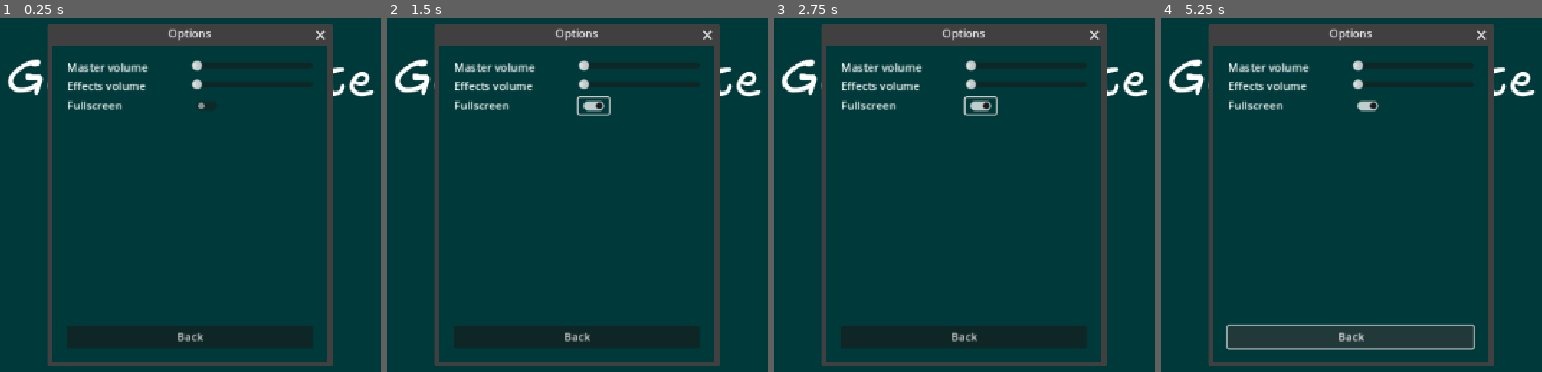
Above: before the commit, frames 1-4 (left to right).
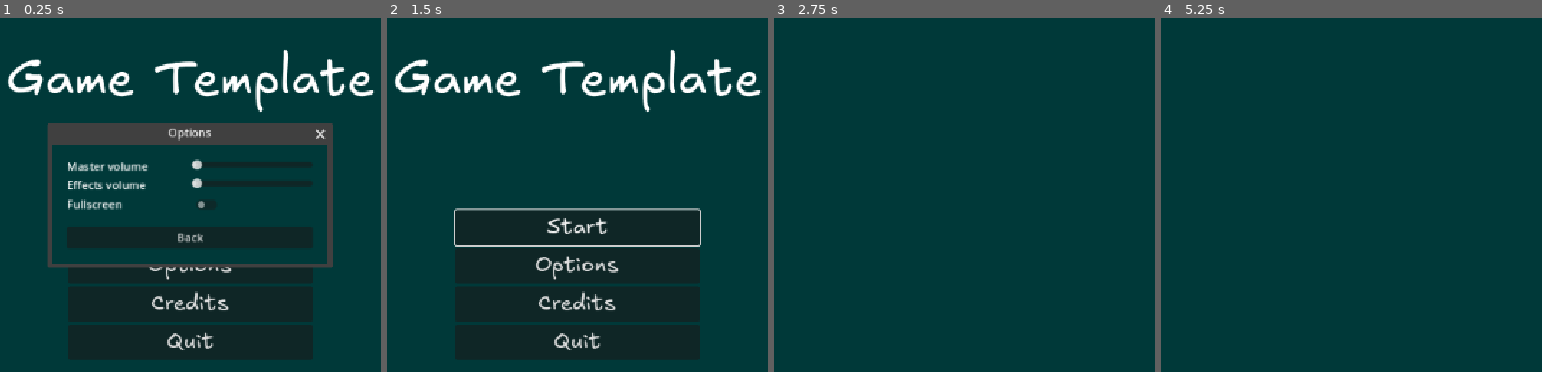
Above: after the commit, the same moments.

Repository: Yngwarr/godot-template-reborn
Game: Godot game, scene res://scenes/main_menu.tscn
Two runs of this game, one before a commit and one after it. Both use one fixed random seed, a clock stepped at 60 frames per second and the inputs below.
Inputs (mouse positions are in pixels of both pictures, inside the frame that each line leads up to; where the layout moved, square brackets give the same spot in the first picture):
- Up to frame 1 (0.25 s): no input
- Up to frame 2 (1.5 s): click (592, 205) [592, 106] at 0.5 s; click "Start" at 1.25 s
- Up to frame 3 (2.75 s): click "Start" at 2 s
- Up to frame 4 (5.25 s): click (1366, 106) at 2.77 s; click (1351, 226) at 3.5 s, where only the run before the commit has a clickable "Start"; click (1366, 106) at 4.27 s; click (1351, 336) at 5 s, where only the run before the commit has a clickable "Back"

The runs differ from the first frame. In frame 1, 18% of the frame differs, in the area x 12-88%, y 1-99%; in frame 2, 14%; in frame 3, 11%; in frame 4, 15%.

Commit message:
wired the fullscreen option to the options window

Diff:
--- a/scenes/main_menu.tscn
+++ b/scenes/main_menu.tscn
@@ -1,10 +1,11 @@
-[gd_scene load_steps=7 format=3 uid="uid://kxbr4sotj34g"]
+[gd_scene load_steps=8 format=3 uid="uid://kxbr4sotj34g"]
 
 [ext_resource type="Script" uid="uid://pbhqcq3e7204" path="res://src/main_menu.gd" id="1_l6cm7"]
 [ext_resource type="FontFile" uid="uid://caxpo5bu7y28j" path="res://fonts/Excalifont-Regular.woff2" id="2_ekxnf"]
 [ext_resource type="Theme" uid="uid://d3lp3uag5xe6g" path="res://themes/menu_theme.tres" id="3_bqqt6"]
 [ext_resource type="Script" uid="uid://cjyjl78gf56n0" path="res://src/focus_grabber.gd" id="4_wu84c"]
 [ext_resource type="Script" uid="uid://c60boq3cjplxy" path="res://src/credits_window.gd" id="5_8ln24"]
+[ext_resource type="Script" uid="uid://dogsvlts0vq1v" path="res://src/options_window.gd" id="6_rtw2f"]
 
 [sub_resource type="LabelSettings" id="LabelSettings_bqqt6"]
 font = ExtResource("2_ekxnf")
@@ -80,7 +81,7 @@
 borderless = false
 content_scale_mode = 1
 script = ExtResource("5_8ln24")
-label = NodePath("Panel/RichTextLabel")
+label = NodePath("Panel/MarginContainer/RichTextLabel")
 
 [node name="Panel" type="Panel" parent="MenuLayer/CreditsWindow"]
 anchors_preset = 15
@@ -89,13 +90,19 @@
 grow_horizontal = 2
 grow_vertical = 2
 
-[node name="RichTextLabel" type="RichTextLabel" parent="MenuLayer/CreditsWindow/Panel"]
+[node name="MarginContainer" type="MarginContainer" parent="MenuLayer/CreditsWindow/Panel"]
 layout_mode = 1
 anchors_preset = 15
 anchor_right = 1.0
 anchor_bottom = 1.0
 grow_horizontal = 2
 grow_vertical = 2
+theme_override_constants/margin_left = 10
+theme_override_constants/margin_right = 10
+theme_override_constants/margin_bottom = 10
+
+[node name="RichTextLabel" type="RichTextLabel" parent="MenuLayer/CreditsWindow/Panel/MarginContainer"]
+layout_mode = 2
 bbcode_enabled = true
 text = "
 [center][wave amp=50.0 freq=5.0 connected=1]Game Template[/wave][/center]
@@ -121,12 +128,16 @@
 Special thanks to all my homies! 🐺
 "
 
-[node name="OptionsWindow" type="Popup" parent="MenuLayer"]
+[node name="OptionsWindow" type="Popup" parent="MenuLayer" node_paths=PackedStringArray("first_to_focus", "fullscreen_toggle", "back_button")]
 title = "Options"
 initial_position = 2
-size = Vector2i(395, 455)
+size = Vector2i(395, 170)
 visible = true
 borderless = false
+script = ExtResource("6_rtw2f")
+first_to_focus = NodePath("MarginContainer/VBoxContainer/OptionsGrid/MasterSlider")
+fullscreen_toggle = NodePath("MarginContainer/VBoxContainer/OptionsGrid/CheckButton")
+back_button = NodePath("MarginContainer/VBoxContainer/BackButton")
 
 [node name="MarginContainer" type="MarginContainer" parent="MenuLayer/OptionsWindow"]
 anchors_preset = 15
@@ -142,33 +153,33 @@
 [node name="VBoxContainer" type="VBoxContainer" parent="MenuLayer/OptionsWindow/MarginContainer"]
 layout_mode = 2
 
-[node name="GridContainer" type="GridContainer" parent="MenuLayer/OptionsWindow/MarginContainer/VBoxContainer"]
+[node name="OptionsGrid" type="GridContainer" parent="MenuLayer/OptionsWindow/MarginContainer/VBoxContainer"]
 layout_mode = 2
 columns = 2
 
-[node name="MasterVolume" type="Label" parent="MenuLayer/OptionsWindow/MarginContainer/VBoxContainer/GridContainer"]
+[node name="MasterVolume" type="Label" parent="MenuLayer/OptionsWindow/MarginContainer/VBoxContainer/OptionsGrid"]
 layout_mode = 2
 size_flags_horizontal = 3
 text = "Master volume"
 
-[node name="MasterSlider" type="HSlider" parent="MenuLayer/OptionsWindow/MarginContainer/VBoxContainer/GridContainer"]
+[node name="MasterSlider" type="HSlider" parent="MenuLayer/OptionsWindow/MarginContainer/VBoxContainer/OptionsGrid"]
 layout_mode = 2
 size_flags_horizontal = 3
 
-[node name="EffectsVolume" type="Label" parent="MenuLayer/OptionsWindow/MarginContainer/VBoxContainer/GridContainer"]
+[node name="EffectsVolume" type="Label" parent="MenuLayer/OptionsWindow/MarginContainer/VBoxContainer/OptionsGrid"]
 layout_mode = 2
 size_flags_horizontal = 3
 text = "Effects volume"
 
-[node name="EffectsSlider" type="HSlider" parent="MenuLayer/OptionsWindow/MarginContainer/VBoxContainer/GridContainer"]
+[node name="EffectsSlider" type="HSlider" parent="MenuLayer/OptionsWindow/MarginContainer/VBoxContainer/OptionsGrid"]
 layout_mode = 2
 size_flags_horizontal = 3
 
-[node name="Label" type="Label" parent="MenuLayer/OptionsWindow/MarginContainer/VBoxContainer/GridContainer"]
+[node name="Label" type="Label" parent="MenuLayer/OptionsWindow/MarginContainer/VBoxContainer/OptionsGrid"]
 layout_mode = 2
 text = "Fullscreen"
 
-[node name="CheckButton" type="CheckButton" parent="MenuLayer/OptionsWindow/MarginContainer/VBoxContainer/GridContainer"]
+[node name="CheckButton" type="CheckButton" parent="MenuLayer/OptionsWindow/MarginContainer/VBoxContainer/OptionsGrid"]
 layout_mode = 2
 size_flags_horizontal = 2
 
--- a/src/global.gd
+++ b/src/global.gd
@@ -2,12 +2,8 @@
 
 
 static func toggle_fullscreen() -> void:
-    var window_mode := DisplayServer.window_get_mode()
-
-    if window_mode == DisplayServer.WindowMode.WINDOW_MODE_FULLSCREEN:
-        DisplayServer.window_set_mode(DisplayServer.WindowMode.WINDOW_MODE_MAXIMIZED)
-    else:
-        DisplayServer.window_set_mode(DisplayServer.WindowMode.WINDOW_MODE_FULLSCREEN)
+    var is_fullscreen := Options.fullscreen
+    Options.fullscreen = !is_fullscreen
 
 
 func _input(event: InputEvent) -> void:
--- a/src/options.gd
+++ b/src/options.gd
@@ -1,6 +1,15 @@
+class_name Options
 extends RefCounted
 
 
-const OPTIONS := [{
-    id = &"fullscreen"
-}]
+static var fullscreen: bool:
+    set(value):
+        var new_mode := DisplayServer.WindowMode.WINDOW_MODE_FULLSCREEN if value \
+                else DisplayServer.WindowMode.WINDOW_MODE_MAXIMIZED
+
+        DisplayServer.window_set_mode(new_mode)
+    get():
+        var window_mode := DisplayServer.window_get_mode()
+        print(window_mode)
+
+        return window_mode == DisplayServer.WindowMode.WINDOW_MODE_FULLSCREEN
--- /dev/null
+++ b/src/options_window.gd
@@ -0,0 +1,25 @@
+extends Popup
+
+
+@export_group("Internal")
+@export var first_to_focus: Control
+@export var fullscreen_toggle: CheckButton
+@export var back_button: Button
+
+
+func _ready() -> void:
+	visibility_changed.connect(on_visibility_changed)
+	fullscreen_toggle.toggled.connect(on_fullscreen_toggled)
+	back_button.pressed.connect(hide)
+
+
+func on_visibility_changed() -> void:
+	if first_to_focus:
+		first_to_focus.grab_focus()
+
+	if visible == true:
+		fullscreen_toggle.button_pressed = Options.fullscreen
+
+
+func on_fullscreen_toggled(on: bool) -> void:
+	Options.fullscreen = on
Not shown, added: src/options_window.gd.uid
